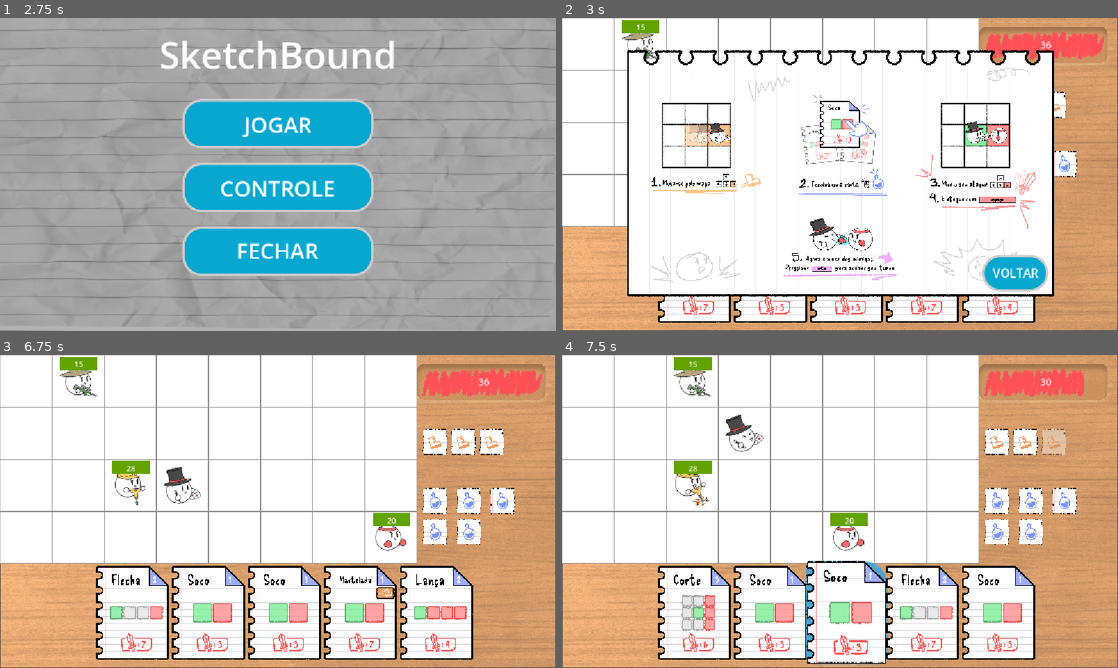
Above: before the commit, frames 1-4 (two rows, left to right).
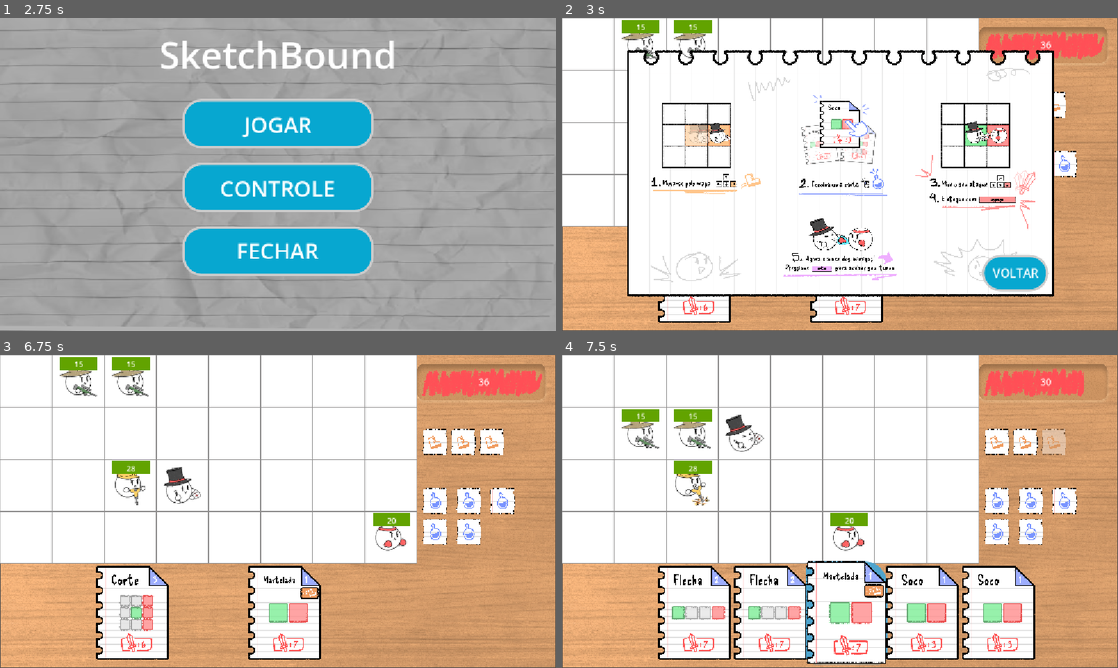
Above: after the commit, the same moments.

Repository: Gabico-Freitas/Grid-Card-Battle
Game: Godot game, scene res://UI/menu_screen.tscn
Two runs of this game, one before a commit and one after it. Both use one fixed random seed, a clock stepped at 60 frames per second and the inputs below.
Inputs (mouse positions are in pixels of both pictures, inside the frame that each line leads up to):
- Up to frame 1 (2.75 s): click "CONTROLES" at 0.5 s; click "FECHAR JOGO" at 1.25 s; click "VOLTAR" at 2 s
- Up to frame 2 (3 s): click "JOGAR" at 2.75 s
- Up to frame 3 (6.75 s): click (133, 611) at 3.5 s; click (211, 611) at 4.25 s; click (283, 611) at 5 s; click (361, 611) at 5.75 s; click (439, 611) at 6.5 s
- Up to frame 4 (7.5 s): tap Enter (EndPlayerTurn) at 7.25 s; move the mouse to (812, 574) at 7.27 s; hold Up (Up) from 7.28 s (still down); hold S (AimDown) from 7.28 s (still down)

Frame 1 is identical in both runs. In frame 2, 3.7% of the frame differs, in the area x 20-86%, y 0-98%; in frame 3, 13%, in the area x 19-86%, y 0-98%; in frame 4, 3.6%.

Commit message:
Adding a new enemy + new cards

Diff:
--- a/sketchbound/battle.tscn
+++ b/sketchbound/battle.tscn
@@ -8,6 +8,7 @@
 [ext_resource type="PackedScene" uid="uid://dxqvdopqy1nhl" path="res://melee_enemy.tscn" id="5_dw4jg"]
 [ext_resource type="PackedScene" uid="uid://bk17pkxhh8gr" path="res://smasher_enemy.tscn" id="6_0npn6"]
 [ext_resource type="PackedScene" uid="uid://n0y7n1bb56ge" path="res://ranged_enemy.tscn" id="7_mhv3b"]
+[ext_resource type="Script" uid="uid://cw3mhmppt7nr7" path="res://scripts/thief.gd" id="8_ix8ov"]
 [ext_resource type="PackedScene" uid="uid://u4v3dwilp02u" path="res://UI/controles_screen.tscn" id="9_slotg"]
 [ext_resource type="PackedScene" uid="uid://6u1vuab8jcxr" path="res://UI/CartasUI/hand_cards.tscn" id="10_ol6im"]
 [ext_resource type="Texture2D" uid="uid://bnw28i4p4gobj" path="res://UI/Icons/MovimentoColorido_BG.png" id="11_4s0ev"]
@@ -101,6 +102,11 @@
 initial_pos = Vector2i(1, 0)
 grid = NodePath("..")
 
+[node name="RangedEnemy2" parent="Grid" unique_id=666451347 node_paths=PackedStringArray("grid") instance=ExtResource("7_mhv3b")]
+script = ExtResource("8_ix8ov")
+initial_pos = Vector2i(2, 0)
+grid = NodePath("..")
+
 [node name="SmasherEnemy" parent="Grid" unique_id=1695074079 node_paths=PackedStringArray("grid") instance=ExtResource("6_0npn6")]
 initial_pos = Vector2i(2, 2)
 grid = NodePath("..")
--- a/sketchbound/scripts/card.gd
+++ b/sketchbound/scripts/card.gd
@@ -5,6 +5,7 @@
 var movement_cost := 0
 var damage : int
 var id : int
+var player_damage : int
 
 # List of cells in the card effect's range
 # (0,0) is the player's position
--- a/sketchbound/scripts/entity.gd
+++ b/sketchbound/scripts/entity.gd
@@ -23,6 +23,7 @@
 		process_mode = Node.PROCESS_MODE_DISABLED
 	damaged.emit(hp)
 
+
 func is_dead() -> bool:
 	return hp<=0
 
--- a/sketchbound/scripts/global_data.gd
+++ b/sketchbound/scripts/global_data.gd
@@ -6,7 +6,8 @@
 	SpearCard: 1,
 	ArrowCard: 2,
 	SlashCard: 2,
-	HammerCard: 1
+	HammerCard: 1,
+	NewCard: 5
 }
 
 # Called when the node enters the scene tree for the first time.
--- a/sketchbound/scripts/new_card.gd
+++ b/sketchbound/scripts/new_card.gd
@@ -1,18 +1,19 @@
 extends Card
 class_name NewCard
 
-func _init() -> void: #Ataque zig zag
-	id = 8
-	mana_cost = 2
-	damage = 7
-	area_of_effect = []
-	area_of_effect.append(Vector2i(0,-1))
-	area_of_effect.append(Vector2i(1,-2))
-	area_of_effect.append(Vector2i(0,-3))
-	area_of_effect.append(Vector2i(-1,-4))
-	area_of_effect.append(Vector2i(0,-5))
-	area_of_effect.append(Vector2i(1,-6))
-	area_of_effect.append(Vector2i(0,-7))
+
+#func _init() -> void: #Ataque zig zag
+	#id = 8
+	#mana_cost = 2
+	#damage = 7
+	#area_of_effect = []
+	#area_of_effect.append(Vector2i(0,-1))
+	#area_of_effect.append(Vector2i(1,-2))
+	#area_of_effect.append(Vector2i(0,-3))
+	#area_of_effect.append(Vector2i(-1,-4))
+	#area_of_effect.append(Vector2i(0,-5))
+	#area_of_effect.append(Vector2i(1,-6))
+	#area_of_effect.append(Vector2i(0,-7))
 
 #func _init() -> void: #Evolucao da flecha, acerta em formato de +
 	#id = 6
--- /dev/null
+++ b/sketchbound/scripts/new_enemy.gd
@@ -0,0 +1,39 @@
+extends Enemy
+
+@onready var health_bar = $HealthBar
+var move_points : int
+
+func _ready() -> void:
+	hp = 15
+	health_bar.set_up(hp)
+	sprite = $AnimatedSprite2D
+	sprite.animation_finished.connect(_on_animation_finished)
+
+func do_turn() -> void:
+	move_points = 1
+	var path = grid.path_to_player(self)
+
+	if _try_attack(): return
+	while(move_points > 0):
+		if path.is_empty(): return
+		var next_cell = path.pop_front()
+		grid.set_entity_pos(self, next_cell)
+		move_points -= 1
+		if _try_attack(): return
+
+func _try_attack() -> bool:
+	for i in range(-2, 3):
+		for j in range(-2, 3):
+			if i !=0 and j != 0:
+				continue
+			var target_cell = grid.get_entity_pos(self) + Vector2i(i, j)
+			var entity = grid.get_entity(target_cell)
+			if entity is Player:
+				entity.take_damage(1)
+				entity.hunt()
+				sprite.play("attack")
+				return true
+	return false
+
+func _on_damaged(_value: int) -> void:
+	health_bar.update_health(hp)
--- a/sketchbound/scripts/player.gd
+++ b/sketchbound/scripts/player.gd
@@ -9,6 +9,7 @@
 var draw_pile : Array[Card] = []
 var hand : Array[Card] = []
 var discard_pile : Array[Card] = []
+var hunted : bool
 
 @export var hand_cards: Hand_Card
 var aiming = false
@@ -34,6 +35,10 @@
 func new_turn_refresh() -> void:
 	move_points = MAX_MOVE_POINTS
 	mana = MAX_MANA
+	if hunted:
+		move_points -= 1
+		mana -= 1
+		hunted = false
 	my_turn = true
 	moved.emit(move_points,MAX_MOVE_POINTS)
 	mana_spent.emit(mana, MAX_MANA)
@@ -170,6 +175,9 @@
 		grid.highlight_cell(target_cell, true)
 		highlighted_cells.append(target_cell)
 
+func hunt() -> void:
+	hunted = true
+
 enum Direction {
 	UP,
 	RIGHT,
--- a/sketchbound/scripts/ranged_enemy.gd
+++ b/sketchbound/scripts/ranged_enemy.gd
@@ -29,7 +29,9 @@
 			var target_cell = grid.get_entity_pos(self) + Vector2i(i, j)
 			var entity = grid.get_entity(target_cell)
 			if entity is Player:
-				entity.take_damage(5)
+				#entity.take_damage(5)
+				entity.take_damage(1)
+				entity.hunt()
 				if(_try_attack_step()):
 					if(i ==0 && j > 0):
 						grid.set_entity_pos(self, grid.get_entity_pos(self) + Vector2i(0, -1))
--- /dev/null
+++ b/sketchbound/scripts/thief.gd
@@ -0,0 +1,39 @@
+extends Enemy
+
+@onready var health_bar = $HealthBar
+var move_points : int
+
+func _ready() -> void:
+	hp = 15
+	health_bar.set_up(hp)
+	sprite = $AnimatedSprite2D
+	sprite.animation_finished.connect(_on_animation_finished)
+
+func do_turn() -> void:
+	move_points = 1
+	var path = grid.path_to_player(self)
+
+	if _try_attack(): return
+	while(move_points > 0):
+		if path.is_empty(): return
+		var next_cell = path.pop_front()
+		grid.set_entity_pos(self, next_cell)
+		move_points -= 1
+		if _try_attack(): return
+
+func _try_attack() -> bool:
+	for i in range(-2, 3):
+		for j in range(-2, 3):
+			if i !=0 and j != 0:
+				continue
+			var target_cell = grid.get_entity_pos(self) + Vector2i(i, j)
+			var entity = grid.get_entity(target_cell)
+			if entity is Player:
+				entity.take_damage(1)
+				entity.hunt()
+				sprite.play("attack")
+				return true
+	return false
+
+func _on_damaged(_value: int) -> void:
+	health_bar.update_health(hp)
Not shown, added: sketchbound/scripts/new_card.gd.uid
Not shown, added: sketchbound/scripts/new_enemy.gd.uid
Not shown, added: sketchbound/scripts/thief.gd.uid
